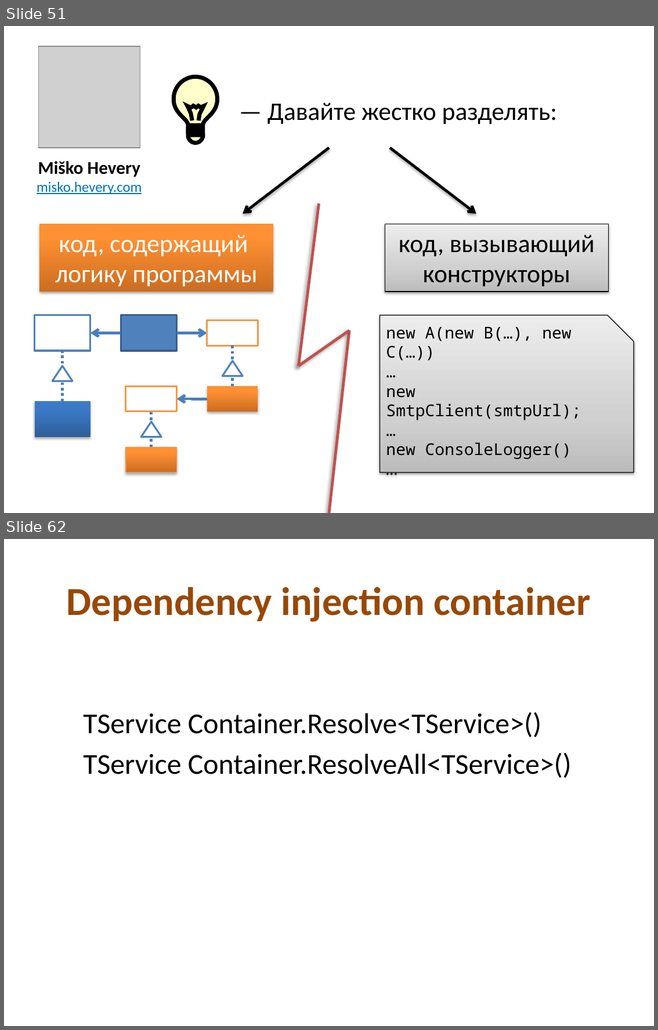
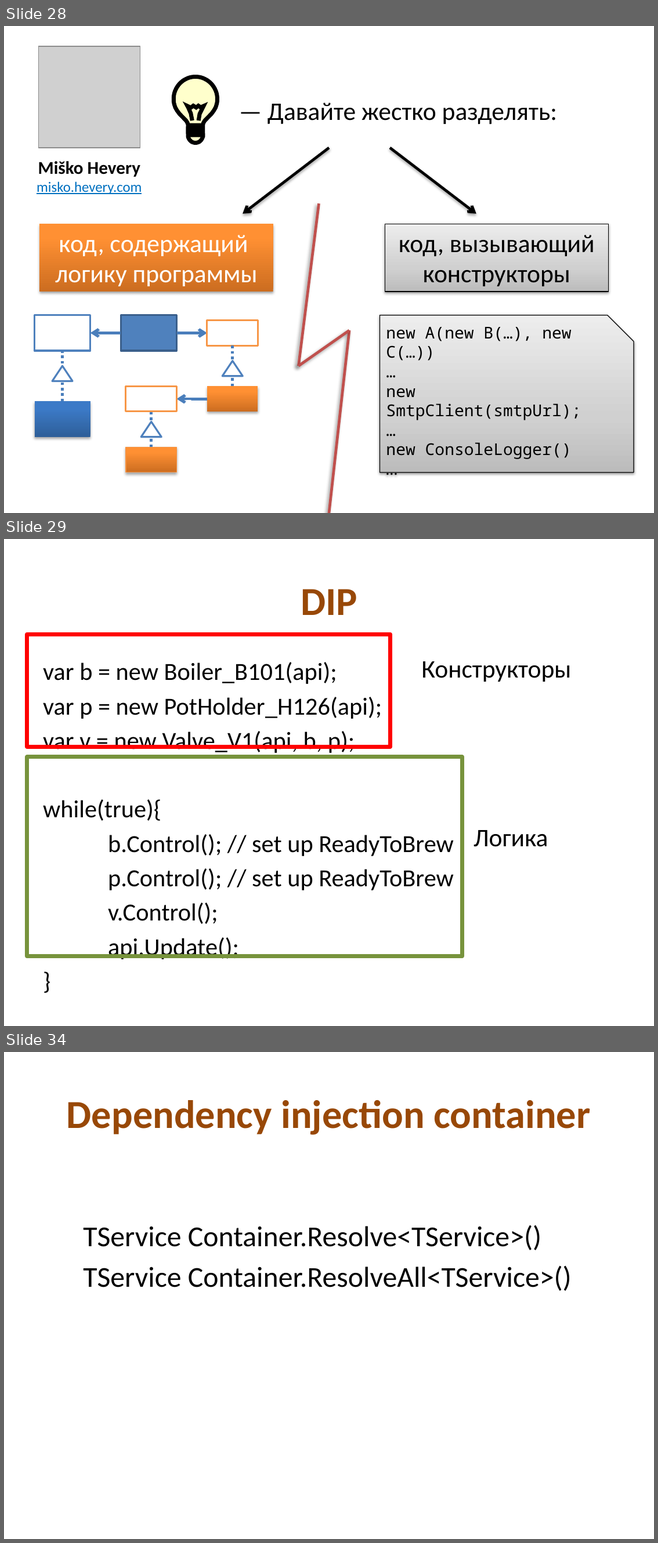
Before and after one commit to kontur-edu/2013, a slide deck: CodeDesign/Проектирование @ КрешКурс2013.pptx. Shown one above the other, each under a label of ours: slides 51 and 62 before the commit, slides 28, 29 and 34 after it; the slides between them are not shown. The pictures are 658x1030 and 658x1543 pixels, drawn with LibreOffice and Linux fonts; fonts in the diff are those of the drawing; grey boxes stand for pictures. Boxes give left, top, right and bottom in pixels: in the first picture for what was removed or moved away, otherwise in the second. Text is boxed around its words. In the diff, an @@ line names an element or a change of style, - is before the commit and + after.

```diff
--- a/CodeDesign/Проектирование @ КрешКурс2013.pptx
+++ b/CodeDesign/Проектирование @ КрешКурс2013.pptx
@@ slide 29 added at box(4, 539, 654, 1026), background #FFFFFF @@
@@ title added at box(300, 589, 357, 615), 44 pt, text #984807, bold @@
+DIP
@@ rectangle added at box(27, 635, 390, 747), outline #FF0000 4.5 pt @@
@@ text added at box(43, 662, 453, 959), 27.2 pt, text #000000 @@
+var b = new Boiler_B101(api);
+var p = new PotHolder_H126(api);
+var v = new Valve_V1(api, b, p);
+while(true){
+b.Control(); // set up ReadyToBrew
+p.Control(); // set up ReadyToBrew
+v.Control();
+api.Update();
+}
@@ text added at box(421, 661, 571, 682), 28 pt, text #000000 @@
+Конструкторы
@@ rectangle added at box(27, 757, 461, 957), outline #77933C 4.5 pt @@
@@ text added at box(473, 830, 547, 847), 28 pt, text #000000 @@
+Логика
@@ what was slide 51 is now slide 28 @@
@@ what was slide 62 is now slide 34 @@
```
Also in this commit, not shown: 12 slides changed, 5 other slides added, 45 slides removed.
